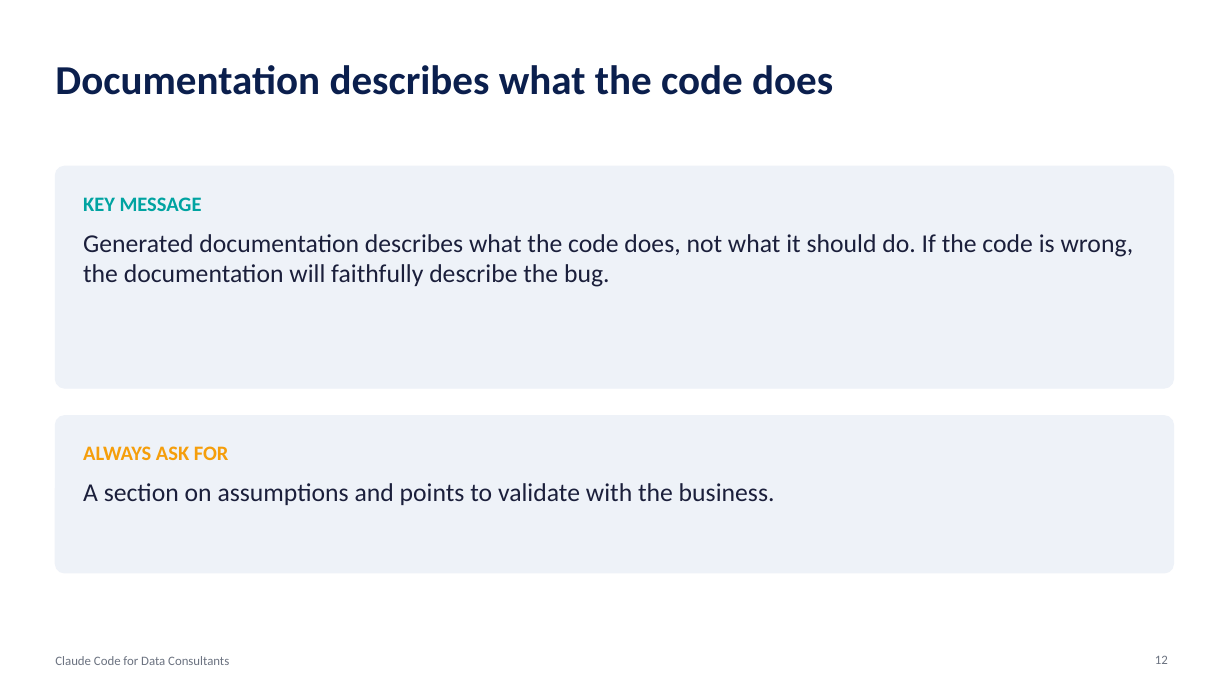
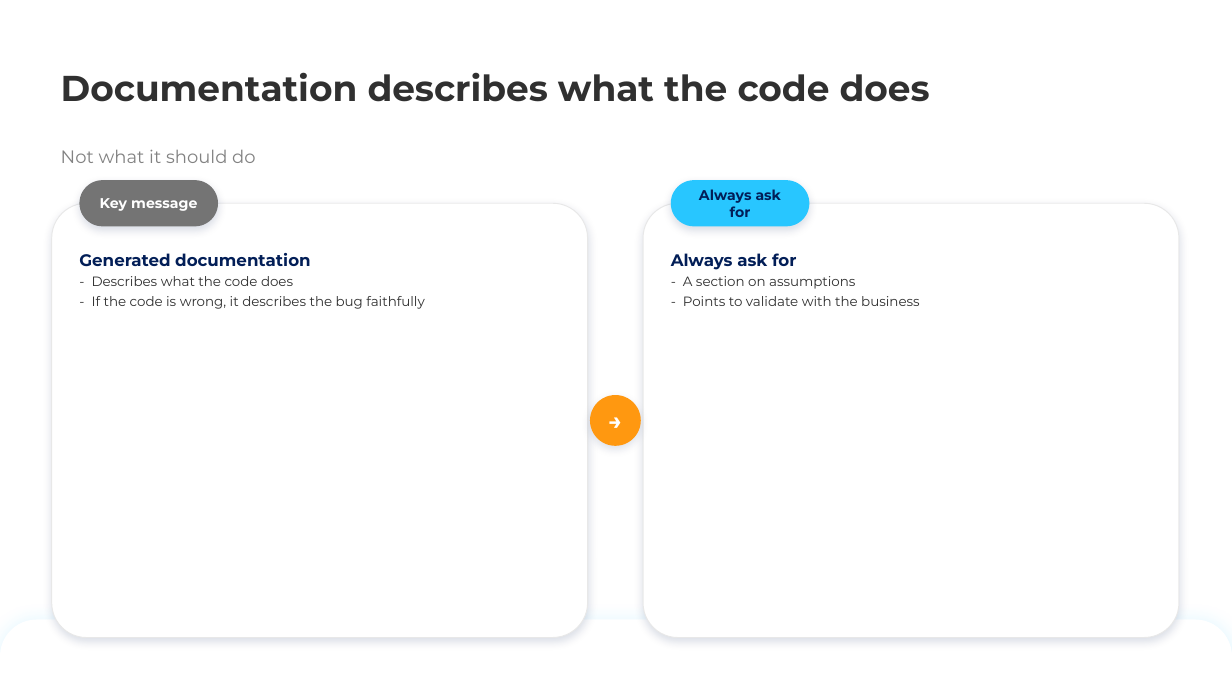
Before and after one commit to keyrus-formation/keyrus-claude-code-training, a slide deck: slide 12 of slides/2-code-exploration-data-development.pptx. Drawn at 1232x693 pixels with LibreOffice and Linux fonts; fonts in the diff are those of the drawing; background and template pictures are left out. Boxes give left, top, right and bottom in pixels: in the first picture for what was removed or moved away, otherwise in the second. Text is boxed around its words. In the diff, an @@ line names an element or a change of style, - is before the commit and + after.

```diff
--- a/slides/2-code-exploration-data-development.pptx
+++ b/slides/2-code-exploration-data-development.pptx
@@ title "Documentation describes what the code ...": place and size @@
-title "Documentation describes what the code ..." at [55,65,833,95]
+title "Documentation describes what the code ..." at [61,72,930,102]
@@ title "Documentation describes what the code ..." at [61,72,930,102]: size 32 to 28 pt, font Calibri to Montserrat, text colour #0B1F4D to #303030; line spacing 1 to 0.9; vertical alignment middle to bottom @@
@@ subtitle added at [61,149,255,163], 14 pt, text #828282 @@
+Not what it should do
@@ rounded rectangle removed at [55,166,1174,388] @@
@@ rounded rectangle added at [52,203,588,638], fill #FFFFFF, outline #E8E8E8 0.75 pt @@
@@ rounded rectangle "Key message": place and size @@
-rounded rectangle "Key message" at [83,197,202,211]
+rounded rectangle "Key message" at [79,180,218,226]
@@ rounded rectangle "Key message" at [79,180,218,226]: fill none to #747474; shadow on @@
@@ text in rounded rectangle at [100,198,197,211]: text changed; size 16 to 11 pt; font Calibri to Montserrat; text colour #00A3A1 to #FFFFFF @@
-KEY MESSAGE
+Key message
@@ rounded rectangle added at [643,203,1179,638], fill #FFFFFF, outline #E8E8E8 0.75 pt @@
@@ rounded rectangle "Always ask for": place and size @@
-rounded rectangle "Always ask for" at [83,446,229,460]
+rounded rectangle "Always ask for" at [671,180,810,226]
@@ rounded rectangle "Always ask for" at [671,180,810,226]: fill none to #28C6FF; shadow on @@
@@ text in rounded rectangle at [699,189,782,217]: text changed; size 16 to 11 pt; font Calibri to Montserrat; text colour #F59E0B to #021E57 @@
-ALWAYS ASK FOR
+Always ask for
@@ text at [79,253,424,309]: text changed; size 20 to 10.5 pt; font Calibri to Montserrat; text colour #1B1F3B to #303030 @@
-Generated documentation describes what the code does, not what it should do. If the code is wrong, the documentation will faithfully describe the bug.
+Generated documentation
+- Describes what the code does
+- If the code is wrong, it describes the bug faithfully
@@ text at [671,253,920,306]: text changed; size 20 to 10.5 pt; font Calibri to Montserrat; text colour #1B1F3B to #303030 @@
-A section on assumptions and points to validate with the business.
+Always ask for
+- A section on assumptions
+- Points to validate with the business
@@ rounded rectangle removed at [55,416,1174,573] @@
@@ ellipse added at [590,396,640,446], fill #FF9810, 18 pt, text #FFFFFF, bold @@
+→
@@ round same rect added at [0,619,1232,693], fill #FFFFFF @@
@@ text removed at [55,656,229,665] @@
-Claude Code for Data Consultants
@@ page number removed at [1155,655,1168,664] @@
-12
```
Also in this commit, not shown: 26 other slides changed, 3 slides added, 2 slides removed, 7 other files.
